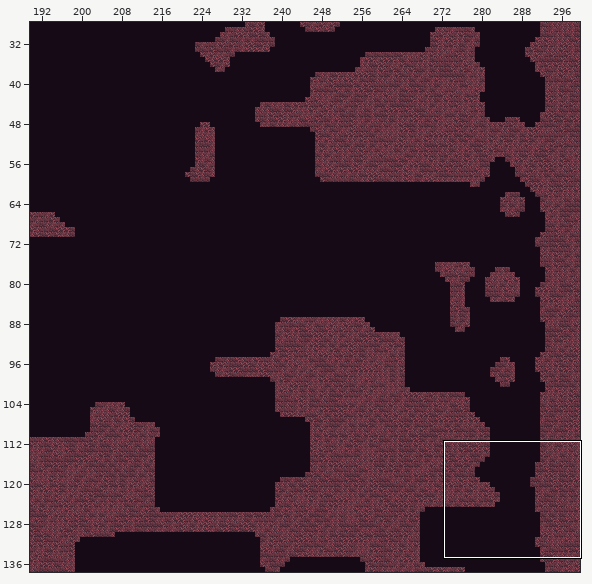
A Tiled map gets an edit: android/assets/maps/level1.tmx. Above: a wide view before the commit, with the close-up outlined.
Close-up. Old version:
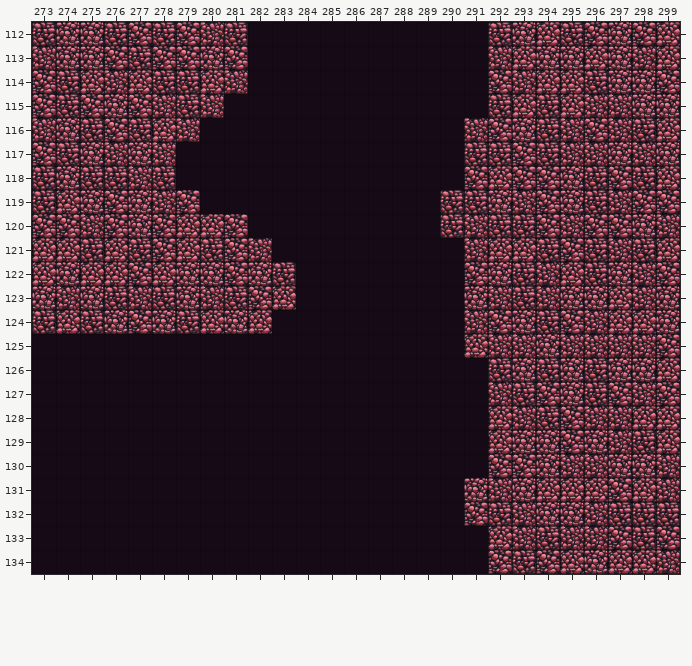
Cells are 64x64 px. Shown: x 273..299, y 112..134. The commit also changed other parts of the map, which this record leaves out.
The result:
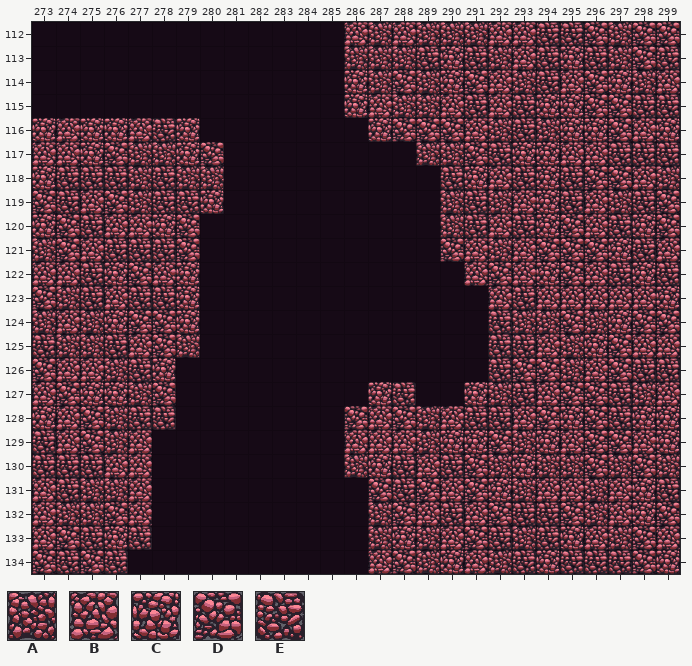
Key: from "tileMapGutter": A 5, B 6, C 7, D 8, E 9.
_ is an empty cell.
Tiles replaced or removed in this view: A, B, C, D, E.
Edits made:
Changed rows in their new state; . is an unchanged cell.
Layer "terrain":
first column x 273:
112 _________....BABAAABBE..A.D
113 _________....AAAECE..E.EADE
114 _________....CADACDB.E.D.AB
115 ________.....CBAABEBECCDDEE
116 CBCCBEC.......CDDDBAEACCDBC
117 BB.DA.CD........AAD.CCBBEEE
118 CE....AA.........EC.ECED.BA
119 DEB.AEEC.........A.ABCEB.E.
120 C.EBBCD__........AEB.CDBE.D
121 ADBE.ED___.......DBA.D.DC..
122 .BEC...____.......BDBCDBECE
123 D.EBE..____......._B.BBB.B.
124 A.A..DC___........_EAA..CDD
125 EAAEBDA..........._EEB.CDBB
126 DBBAEC..............DDABDEE
127 BDCCAD........CE..C..BDDE.B
128 CBDAEE.......DBDABEEBDCDECC
129 EBDAB........BBBACCDA.BDDBC
130 EEEBB........ACEBEDACA.DAD.
131 BEAAB.........DEDBDCA..ABCE
132 BAADB.........ADBEBDEED.BCD
133 BDECE.........ACABDE..CBADB
134 DEDE..........BDACBA.CEEEDC
